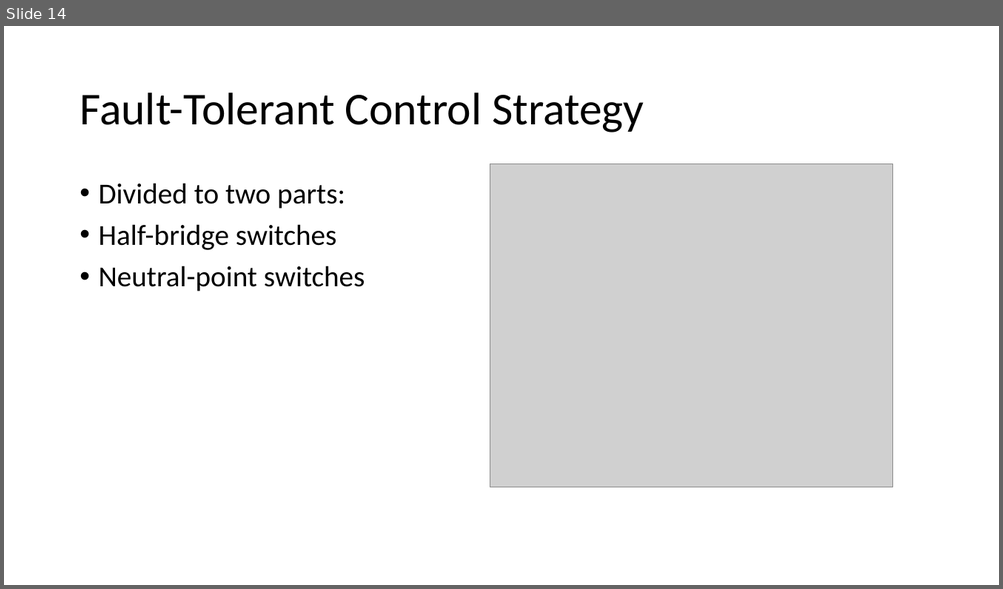
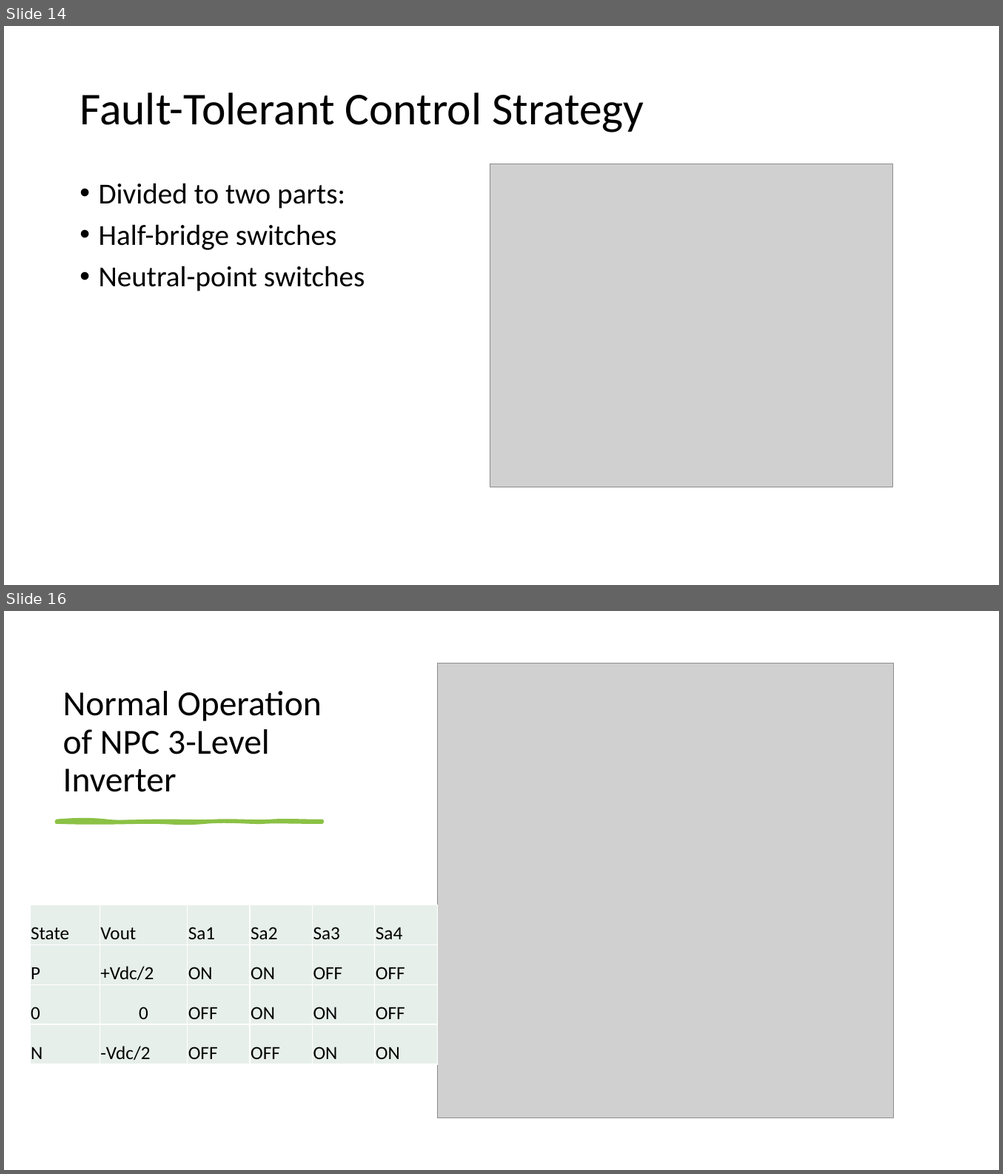
Before and after one commit to ahmetcan-akuz/Thesis, a slide deck: Reports/Fault_Tolerance.pptx. Shown one above the other, each under a label of ours: slide 14 before the commit, slides 14 and 16 after it; the slides between them are not shown. The pictures are 1003x589 and 1003x1174 pixels, drawn with LibreOffice and Linux fonts; fonts in the diff are those of the drawing; grey boxes stand for pictures. Boxes give left, top, right and bottom in pixels: in the first picture for what was removed or moved away, otherwise in the second. Text is boxed around its words. In the diff, an @@ line names an element or a change of style, - is before the commit and + after.

Commit message:
Fault Tolerant Operations for NPC Inverter p1

```diff
--- a/Reports/Fault_Tolerance.pptx
+++ b/Reports/Fault_Tolerance.pptx
@@ slide 16 added at (x1=4, y1=611, x2=999, y2=1170), background #FFFFFF @@
@@ picture added at (x1=438, y1=664, x2=894, y2=1119) @@
@@ title added at (x1=63, y1=691, x2=321, y2=792), 34 pt, text #000000 @@
+Normal Operation of NPC 3-Level Inverter
@@ freeform shape added at (x1=57, y1=820, x2=322, y2=822), fill #8BC145, outline #8BC145 3 pt @@
@@ table added at (x1=30, y1=905, x2=439, y2=1065), 4 rows, 6 columns @@
+State | Vout | Sa1 | Sa2 | Sa3 | Sa4
+P | +Vdc/2 | ON | ON | OFF | OFF
+0 | 0 | OFF | ON | ON | OFF
+N | -Vdc/2 | OFF | OFF | ON | ON
```
Also in this commit, not shown: 2 other slides added, 3 other files.
